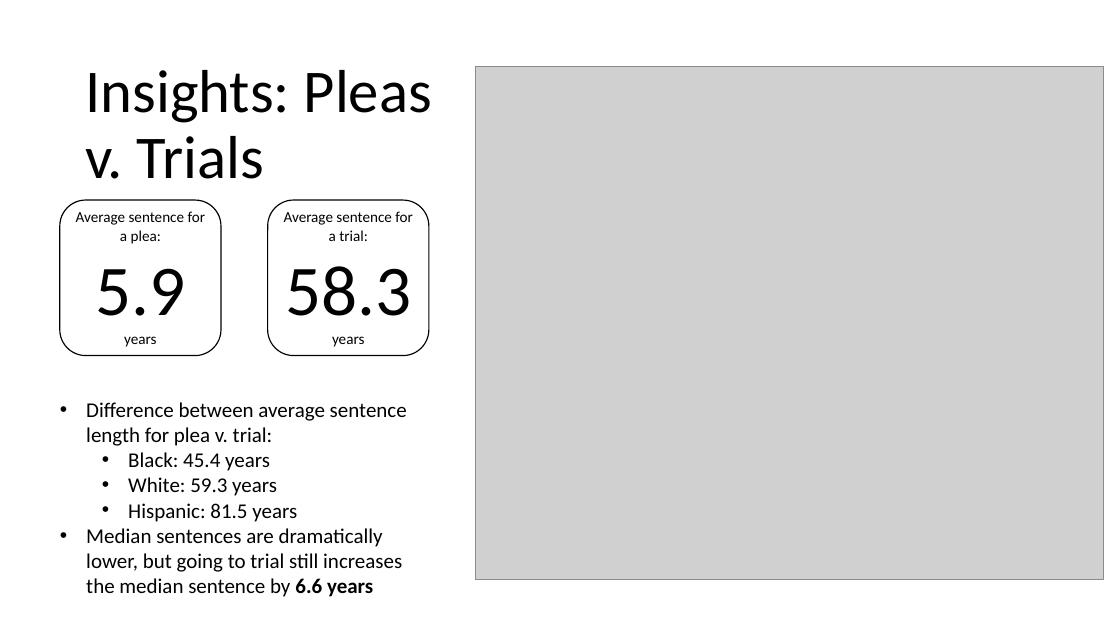
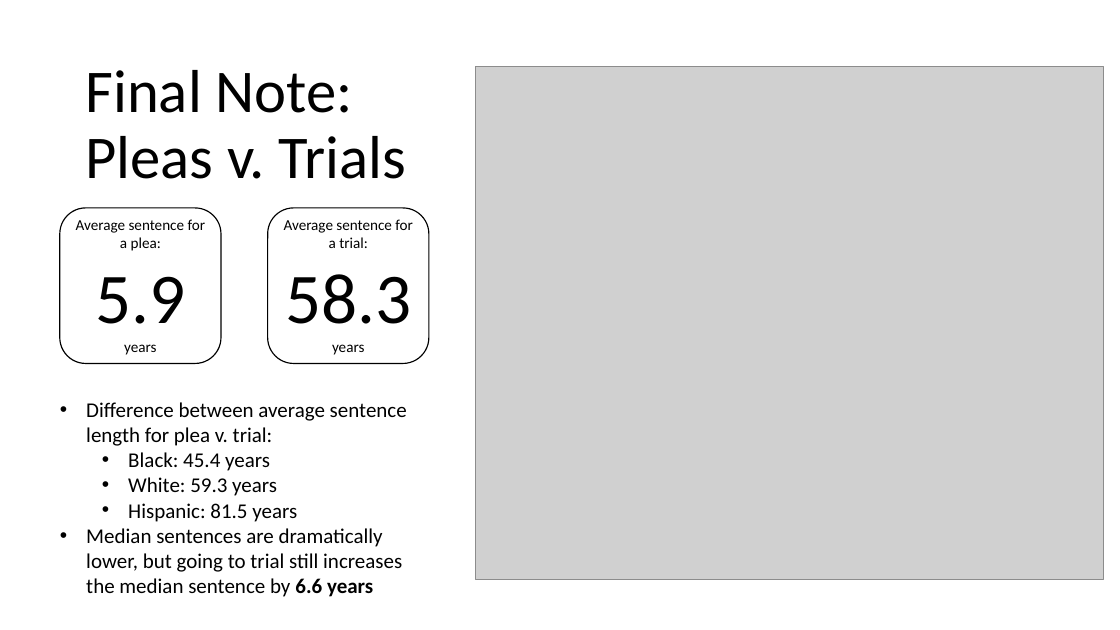
Before and after one commit to jenwhitson/sentencing_project, a slide deck: slide 23 of Presentation.pptx (slide 17 before the commit). Drawn at 1120x630 pixels with LibreOffice and Linux fonts; fonts in the diff are those of the drawing; grey boxes stand for pictures. Boxes give left, top, right and bottom in pixels: in the first picture for what was removed or moved away, otherwise in the second. Text is boxed around its words. In the diff, an @@ line names an element or a change of style, - is before the commit and + after.

```diff
--- a/Presentation.pptx
+++ b/Presentation.pptx
@@ title at [85,70,406,179]: text changed @@
-Insights: Pleas v. Trials
+Final Note: Pleas v. Trials
@@ rounded rectangle "Average sentence for a plea:": place and size @@
-rounded rectangle "Average sentence for a plea:" at [60,200,221,355]
+rounded rectangle "Average sentence for a plea:" at [60,208,221,364]
@@ rounded rectangle "Average sentence for a trial:": place and size @@
-rounded rectangle "Average sentence for a trial:" at [268,200,429,355]
+rounded rectangle "Average sentence for a trial:" at [268,208,429,364]
```
Also in this commit, not shown: 10 other slides changed, 1 slide added, 1 slide removed.
